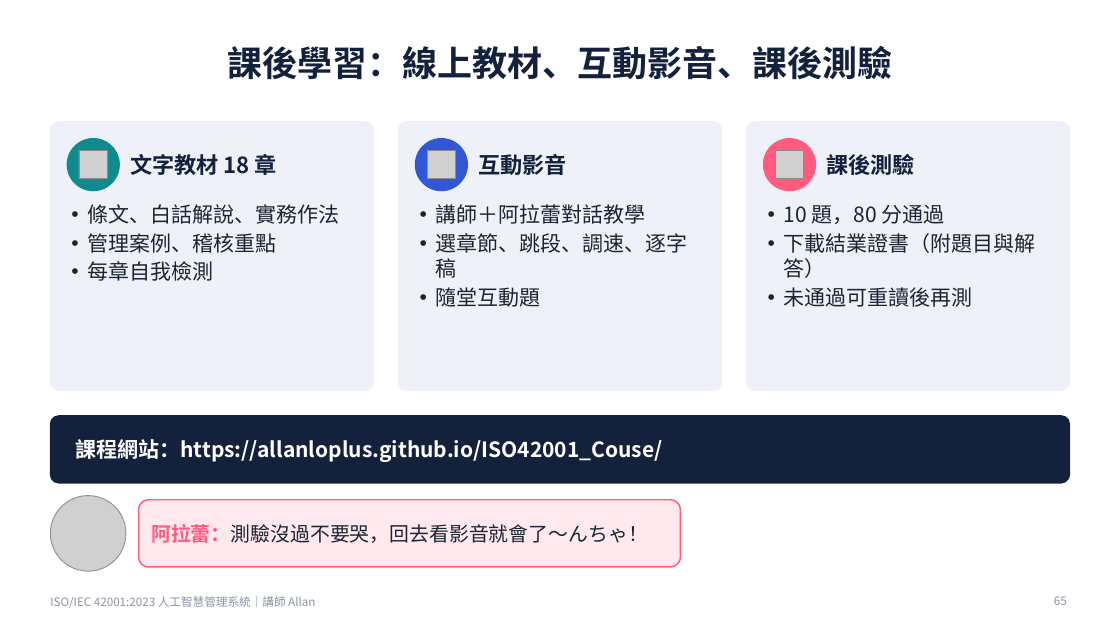
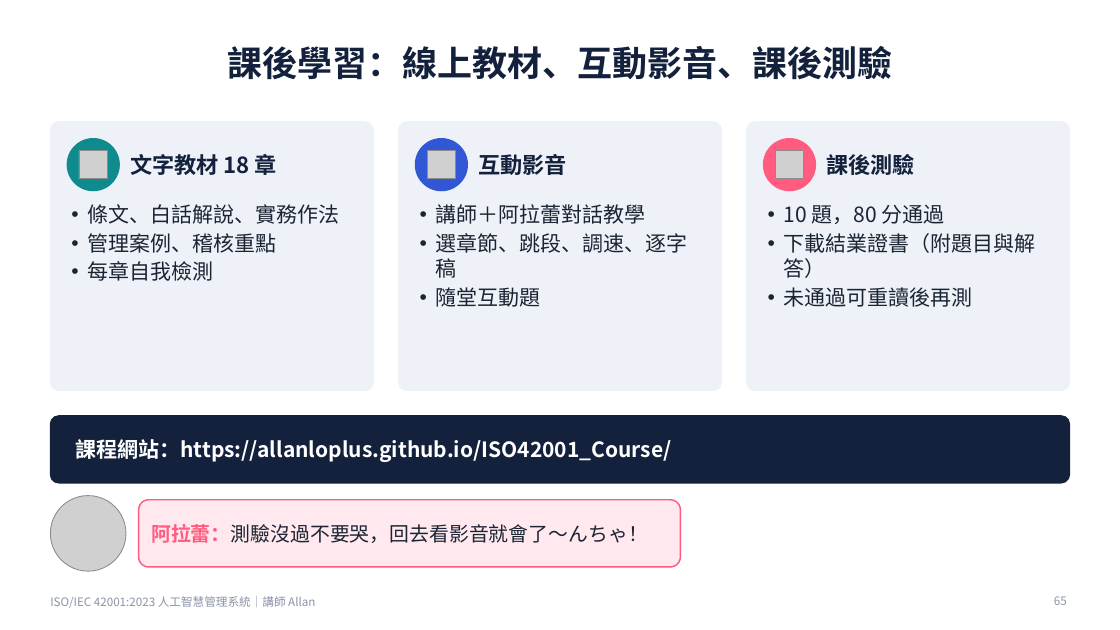
Before and after one commit to allanloplus/ISO42001_Course, a slide deck: slide 65 of slides/ISO42001_實體課程簡報_3小時.pptx. Drawn at 1120x630 pixels with LibreOffice and Linux fonts; fonts in the diff are those of the drawing; grey boxes stand for pictures. Boxes give left, top, right and bottom in pixels: in the first picture for what was removed or moved away, otherwise in the second. Text is boxed around its words. In the diff, an @@ line names an element or a change of style, - is before the commit and + after.

```diff
--- a/slides/ISO42001_實體課程簡報_3小時.pptx
+++ b/slides/ISO42001_實體課程簡報_3小時.pptx
@@ text at box(76, 439, 672, 462): text changed @@
-課程網站：https://allanloplus.github.io/ISO42001_Couse/
+課程網站：https://allanloplus.github.io/ISO42001_Course/
```
Also in this commit, not shown: 5 other files.
